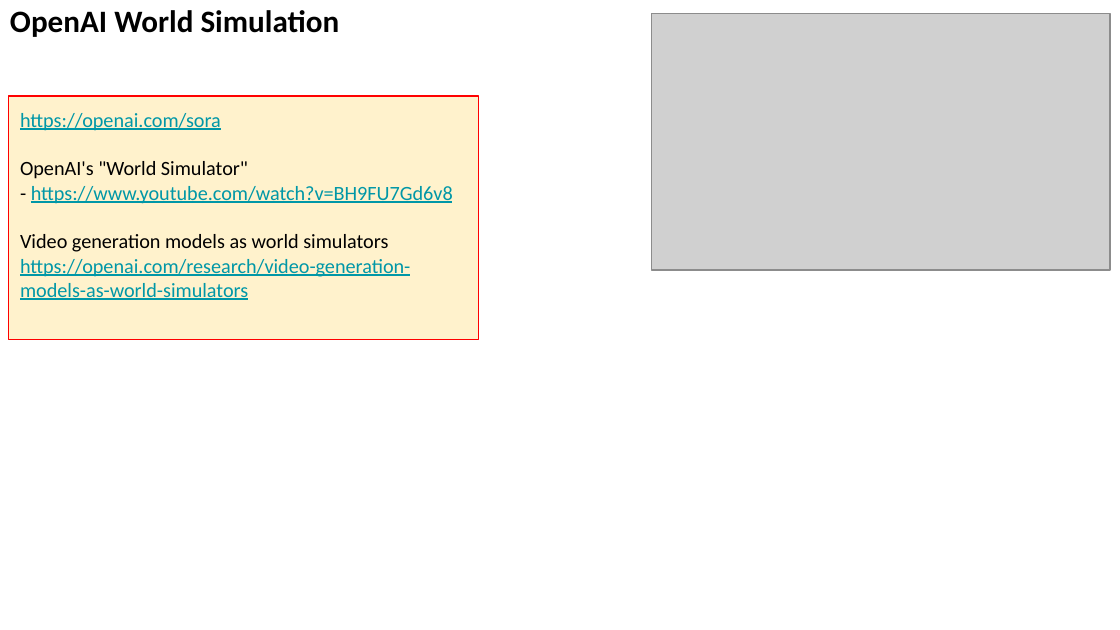
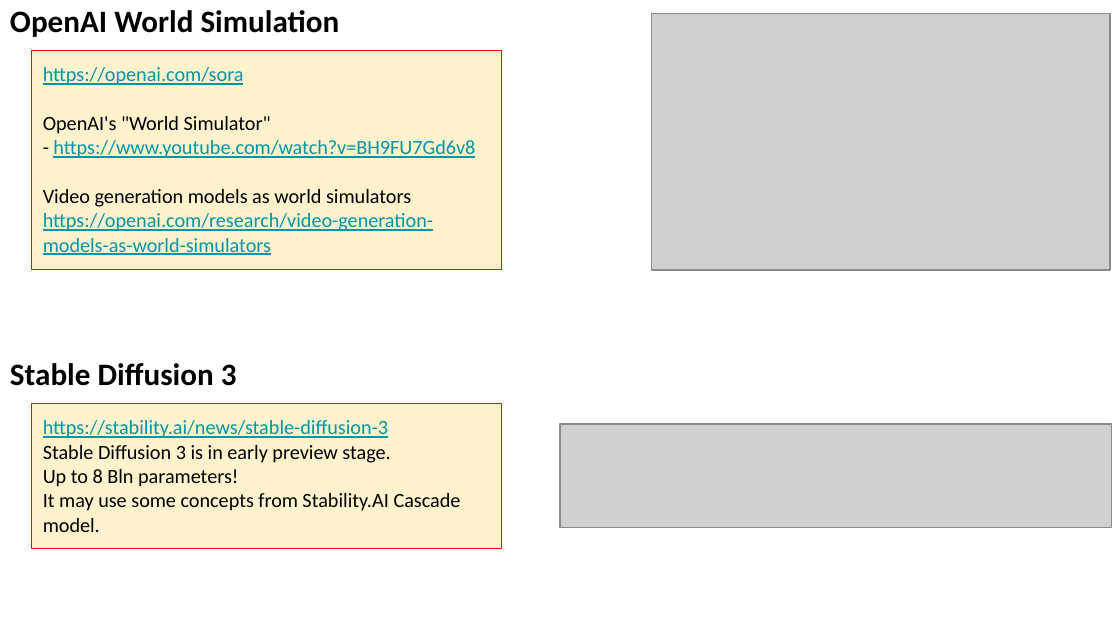
Before and after one commit to lselector/seminar, a slide deck: slide 5 of 2024/2024-02-23-AI-Updates.pptx. Drawn at 1120x630 pixels with LibreOffice and Linux fonts; fonts in the diff are those of the drawing; grey boxes stand for pictures. Boxes give left, top, right and bottom in pixels: in the first picture for what was removed or moved away, otherwise in the second. Text is boxed around its words. In the diff, an @@ line names an element or a change of style, - is before the commit and + after.

```diff
--- a/2024/2024-02-23-AI-Updates.pptx
+++ b/2024/2024-02-23-AI-Updates.pptx
@@ rectangle "https://openai.com/sora": place and size @@
-rectangle "https://openai.com/sora" at [9,96,478,339]
+rectangle "https://openai.com/sora" at [31,50,501,269]
@@ text added at [10,363,237,386], 20 pt, text #000000, bold @@
+Stable Diffusion 3
@@ rectangle added at [31,403,501,549], fill #FFF2CC, outline #FF0000 0.75 pt, 13 pt, text #000000 @@
+https://stability.ai/news/stable-diffusion-3
+Stable Diffusion 3 is in early preview stage.
+Up to 8 Bln parameters!
+It may use some concepts from Stability.AI Cascade model.
@@ picture added at [560,424,1111,529] @@
```
Also in this commit, not shown: 5 other slides changed, 2 slides added.
